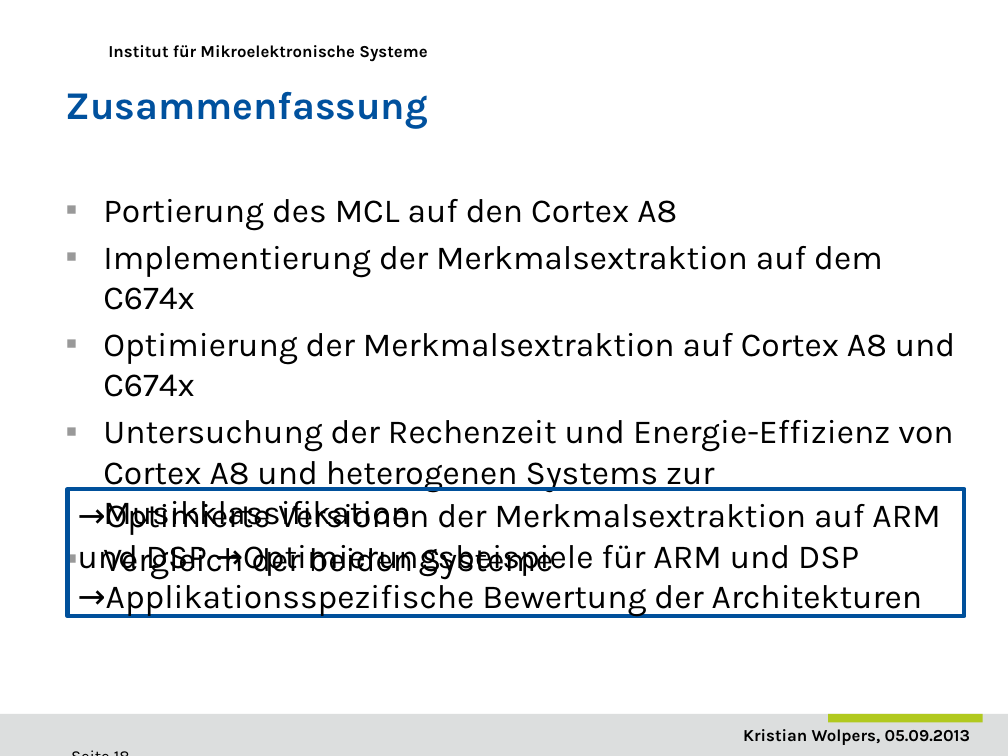
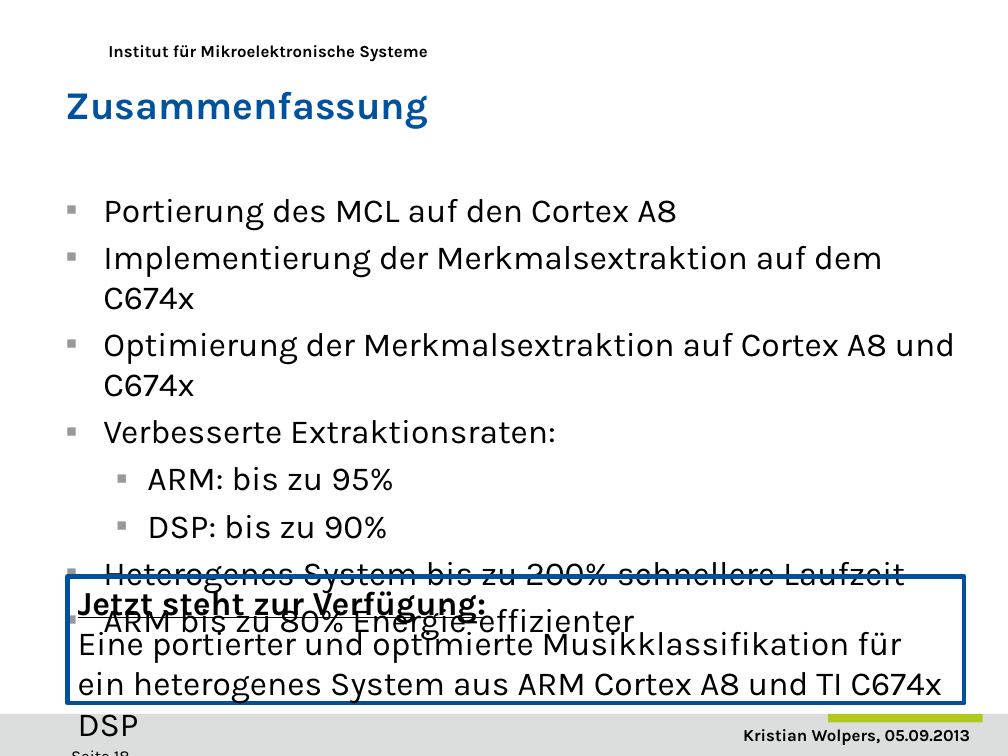
Before and after one commit to DuncanSin/Masterarbeit, a slide deck: slide 18 of Speech/Praesentation1.pptx. Drawn at 1008x756 pixels with LibreOffice and Linux fonts; fonts in the diff are those of the drawing; background and template pictures are left out. Boxes give left, top, right and bottom in pixels: in the first picture for what was removed or moved away, otherwise in the second. Text is boxed around its words. In the diff, an @@ line names an element or a change of style, - is before the commit and + after.

```diff
--- a/Speech/Praesentation1.pptx
+++ b/Speech/Praesentation1.pptx
@@ text at (103,420,905,640): text changed @@
-▪ Untersuchung der Rechenzeit und Energie-Effizienz von Cortex A8 und heterogenen Systems zur Musikklassifikation
-▪ Vergleich der beiden Systeme
+▪ Verbesserte Extraktionsraten:
+  ▪ ARM: bis zu 95%
+  ▪ DSP: bis zu 90%
+▪ Heterogenes System bis zu 200% schnellere Laufzeit
+▪ ARM bis zu 80% Energie-effizienter
@@ rectangle "Jetzt steht zur Verfügung:": place and size @@
-rectangle "Jetzt steht zur Verfügung:" at (68,489,965,616)
+rectangle "Jetzt steht zur Verfügung:" at (68,577,965,704)
@@ text in rectangle at (78,584,943,704): text changed @@
-→Optimierte Versionen der Merkmalsextraktion auf ARM und DSP →Optimierungsbeispiele für ARM und DSP
-→Applikationsspezifische Bewertung der Architekturen
+Jetzt steht zur Verfügung:
+Eine portierter und optimierte Musikklassifikation für ein heterogenes System aus ARM Cortex A8 und TI C674x DSP
```
Also in this commit, not shown: 11 other slides changed, 1 other file.
